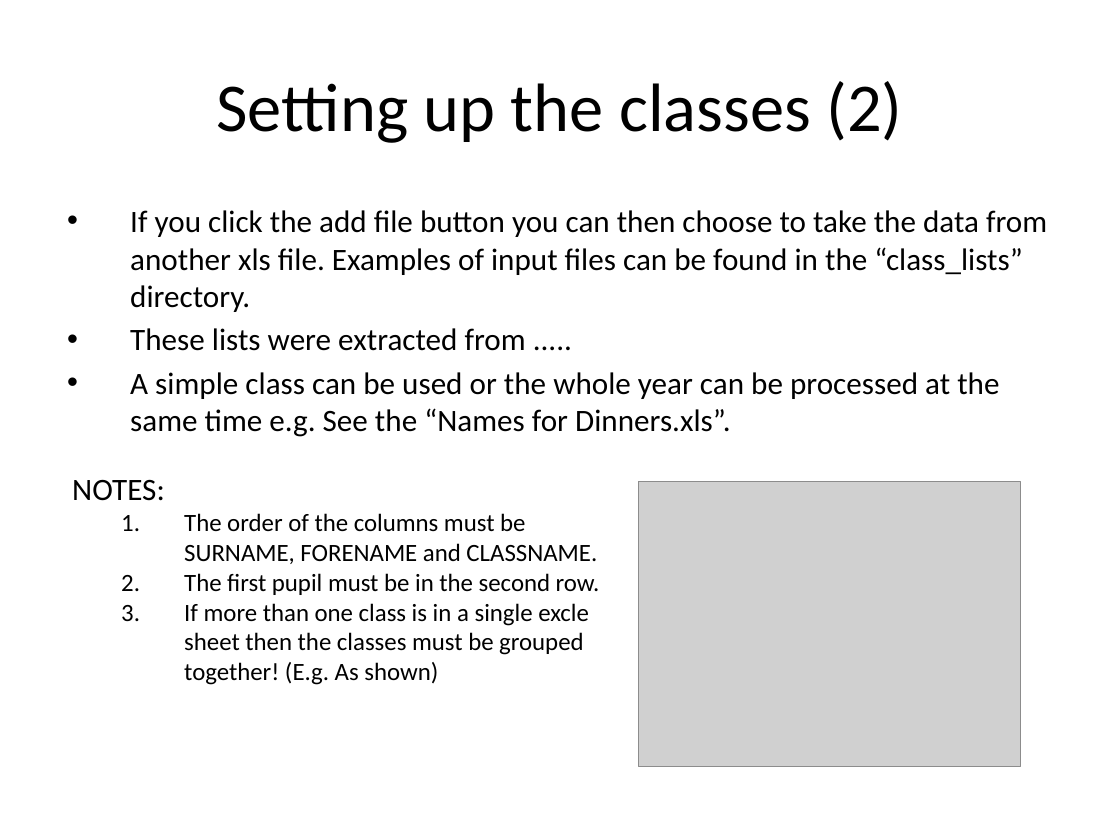
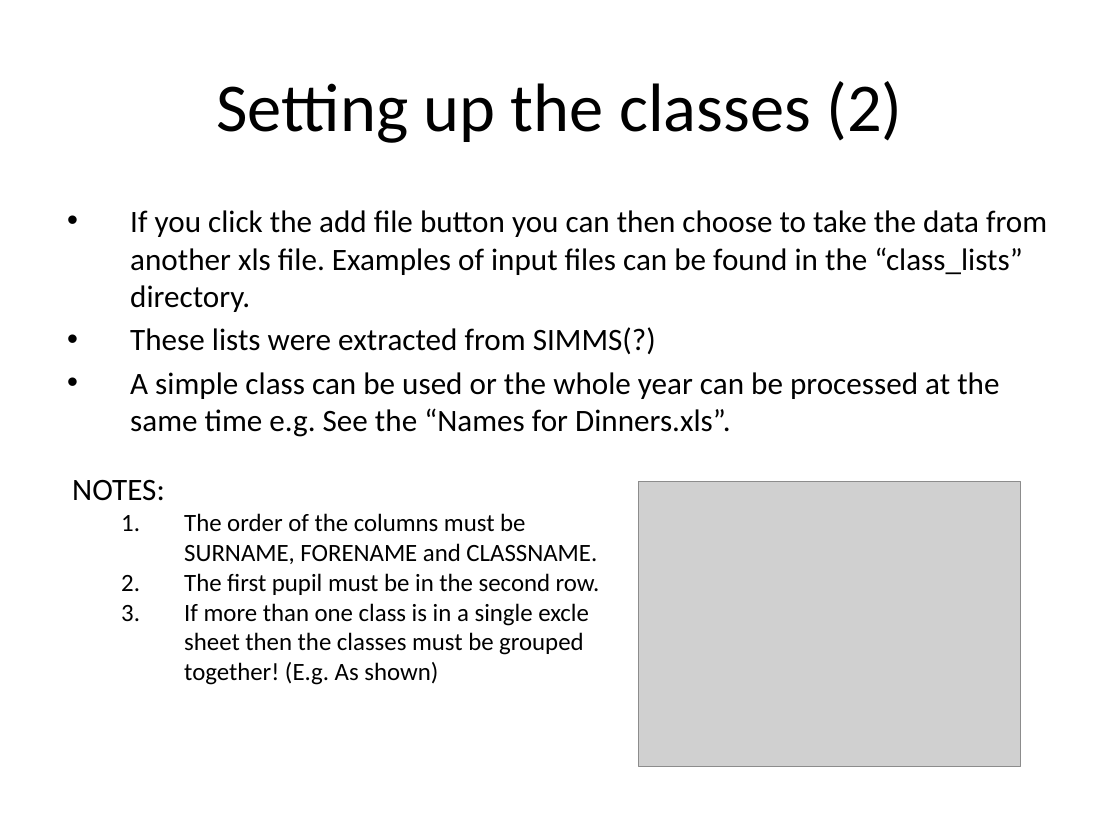
Before and after one commit to asfcarter/dinner_choices, a slide deck: slide 13 of Admin/User guides/Admin_info.pptx. Drawn at 1120x840 pixels with LibreOffice and Linux fonts; fonts in the diff are those of the drawing; grey boxes stand for pictures. Boxes give left, top, right and bottom in pixels: in the first picture for what was removed or moved away, otherwise in the second. Text is boxed around its words. In the diff, an @@ line names an element or a change of style, - is before the commit and + after.

```diff
--- a/Admin/User guides/Admin_info.pptx
+++ b/Admin/User guides/Admin_info.pptx
@@ text at (x1=130, y1=327, x2=656, y2=354): text changed @@
-• These lists were extracted from .....
+• These lists were extracted from SIMMS(?)
```
Also in this commit, not shown: 2 other slides changed, 2 other files.
